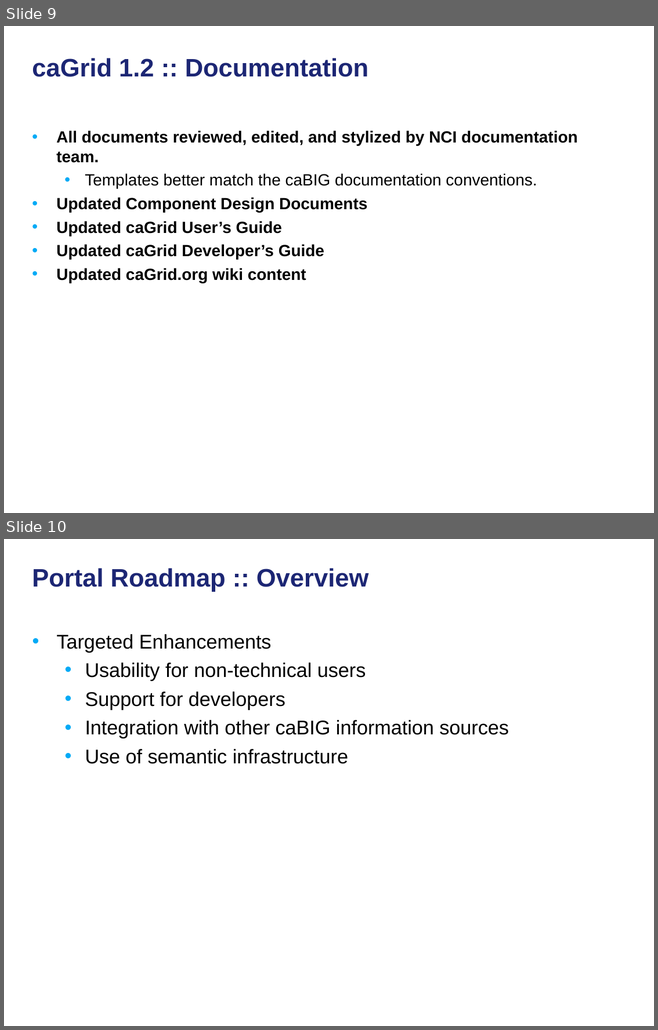
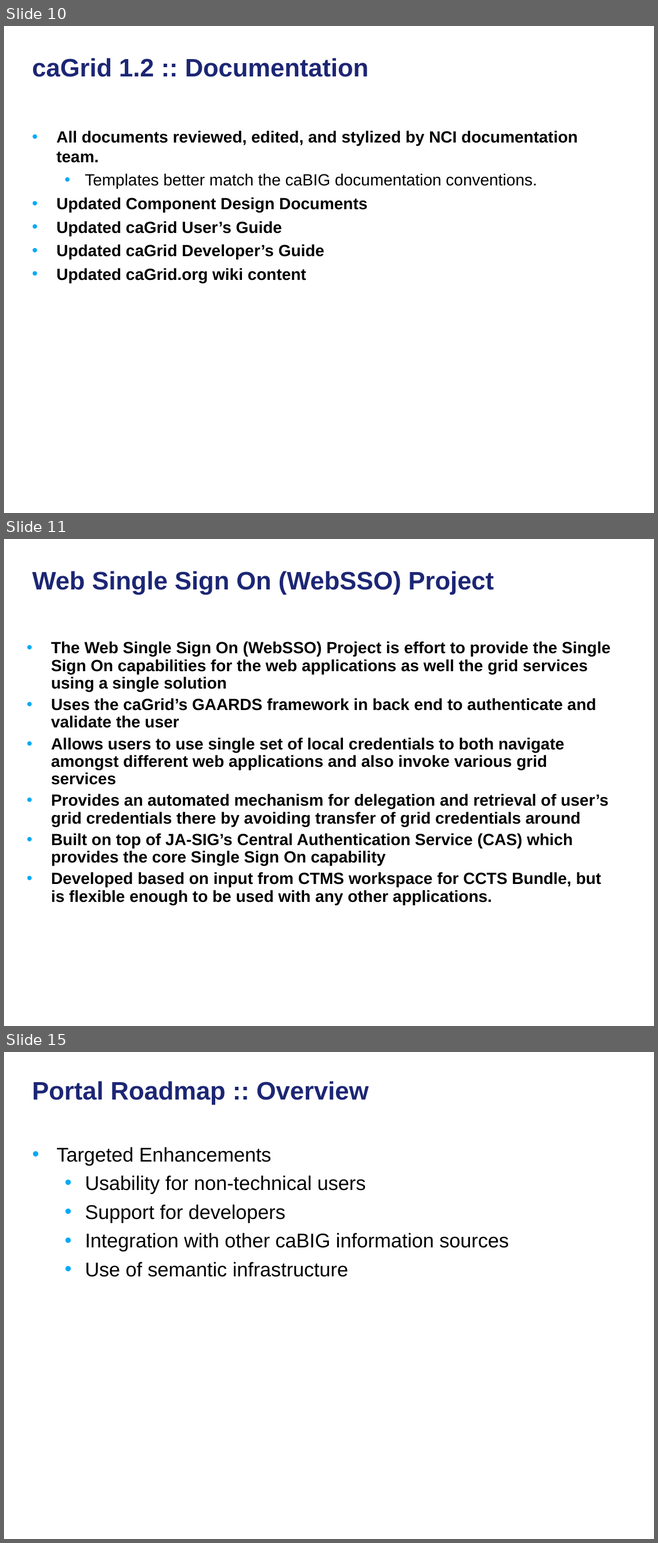
Before and after one commit to NCIP/cagrid-portal, a slide deck: cagrid-1-0/Meetings/UGM/2008-03.ppt. Shown one above the other, each under a label of ours: slides 9 and 10 before the commit, slides 10, 11 and 15 after it; the slides between them are not shown. The pictures are 658x1030 and 658x1543 pixels, drawn with LibreOffice and Linux fonts; fonts in the diff are those of the drawing; background and template pictures are left out. Boxes give left, top, right and bottom in pixels: in the first picture for what was removed or moved away, otherwise in the second. Text is boxed around its words. In the diff, an @@ line names an element or a change of style, - is before the commit and + after.

```diff
--- a/cagrid-1-0/Meetings/UGM/2008-03.ppt
+++ b/cagrid-1-0/Meetings/UGM/2008-03.ppt
@@ slide 11 added at [4, 539, 654, 1026], background picture (left out) @@
@@ title added at [32, 571, 494, 595], 28 pt, text #1C2674, bold @@
+Web Single Sign On (WebSSO) Project
@@ text added at [51, 641, 610, 905], 18 pt, text #000000, bold @@
+  • The Web Single Sign On (WebSSO) Project is effort to provide the Single Sign On capabilities for the web applications as well the grid services using a single solution
+  • Uses the caGrid’s GAARDS framework in back end to authenticate and validate the user
+  • Allows users to use single set of local credentials to both navigate amongst different web applications and also invoke various grid services
+  • Provides an automated mechanism for delegation and retrieval of user’s grid credentials there by avoiding transfer of grid credentials around
+  • Built on top of JA-SIG’s Central Authentication Service (CAS) which provides the core Single Sign On capability
+  • Developed based on input from CTMS workspace for CCTS Bundle, but is flexible enough to be used with any other applications.
@@ what was slide 9 is now slide 10 @@
@@ what was slide 10 is now slide 15 @@
```
Also in this commit, not shown: 4 other slides added.
